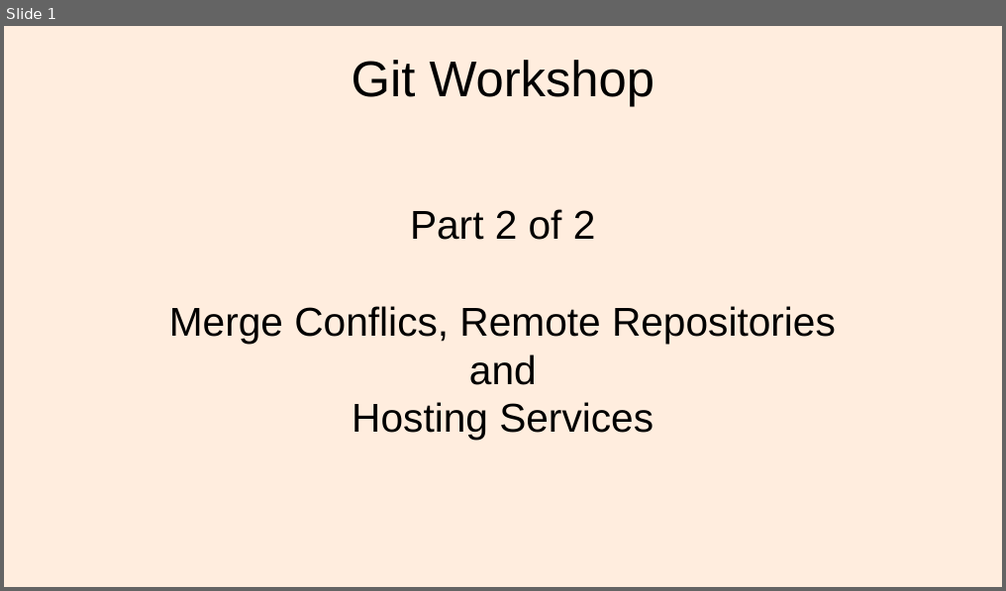
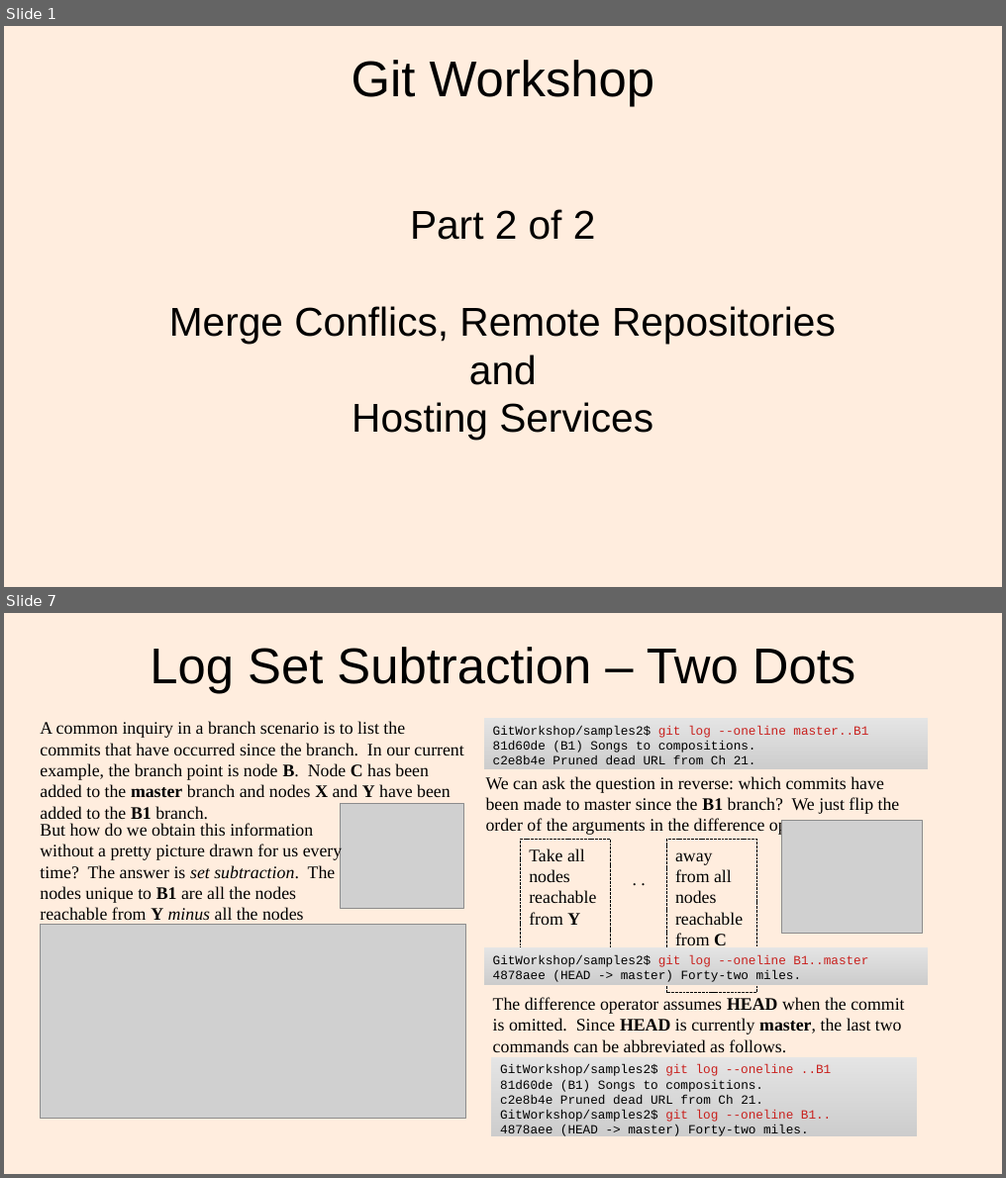
Before and after one commit to lacounty-isab/workshops, a slide deck: git/GitWorkshop2.odp. Shown one above the other, each under a label of ours: slide 1 before the commit, slides 1 and 7 after it; the slides between them are not shown. The pictures are 1006x591 and 1006x1178 pixels, drawn with LibreOffice and Linux fonts; fonts in the diff are those of the drawing; grey boxes stand for pictures. Boxes give left, top, right and bottom in pixels: in the first picture for what was removed or moved away, otherwise in the second. Text is boxed around its words. In the diff, an @@ line names an element or a change of style, - is before the commit and + after.

```diff
--- a/git/GitWorkshop2.odp
+++ b/git/GitWorkshop2.odp
@@ slide 7 added at <box>4,613,1002,1174</box>, background #FFEDDE @@
@@ title added at <box>150,647,855,694</box>, 40 pt, text #000000 @@
+Log Set Subtraction – Two Dots
@@ text added at <box>40,721,463,820</box>, 14 pt, text #000000 @@
+A common inquiry in a branch scenario is to list the commits that have occurred since the branch. In our current example, the branch point is node B. Node C has been added to the master branch and nodes X and Y have been added to the B1 branch.
@@ rectangle added at <box>484,718,928,769</box>, fill gradient #E5E5E5 to #E4E4E4 to #E3E3E3, 10 pt, text #000000 @@
+GitWorkshop/samples2$ git log --oneline master..B1
+81d60de (B1) Songs to compositions.
+c2e8b4e Pruned dead URL from Ch 21.
@@ text added at <box>486,776,900,836</box>, 14 pt, text #000000 @@
+We can ask the question in reverse: which commits have been made to master since the B1 branch? We just flip the order of the arguments in the difference operator.
@@ picture added at <box>340,803,463,908</box> @@
@@ picture added at <box>782,820,923,934</box> @@
@@ text added at <box>40,823,343,946</box>, 14 pt, text #000000 @@
+But how do we obtain this information without a pretty picture drawn for us every time? The answer is set subtraction. The nodes unique to B1 are all the nodes reachable from Y minus all the nodes reachable from node C.
@@ rectangle added at <box>520,840,611,968</box>, outline #000000 0 pt, 14 pt, text #000000 @@
+Take all nodes reachable from Y
@@ rectangle added at <box>666,840,756,992</box>, outline #000000 0 pt, 14 pt, text #000000 @@
+away from all nodes reachable from C
@@ text added at <box>624,862,659,899</box>, 14 pt, text #000000 @@
+. .
@@ picture added at <box>41,925,465,1118</box> @@
@@ rectangle added at <box>484,948,928,984</box>, fill gradient #E5E5E5 to #E4E4E4 to #E3E3E3, 10 pt, text #000000 @@
+GitWorkshop/samples2$ git log --oneline B1..master
+4878aee (HEAD -> master) Forty-two miles.
@@ text added at <box>493,997,904,1053</box>, 14 pt, text #000000 @@
+The difference operator assumes HEAD when the commit is omitted. Since HEAD is currently master, the last two commands can be abbreviated as follows.
@@ rectangle added at <box>491,1057,917,1137</box>, fill gradient #E5E5E5 to #E4E4E4 to #E3E3E3, 10 pt, text #000000 @@
+GitWorkshop/samples2$ git log --oneline ..B1
+81d60de (B1) Songs to compositions.
+c2e8b4e Pruned dead URL from Ch 21.
+GitWorkshop/samples2$ git log --oneline B1..
+4878aee (HEAD -> master) Forty-two miles.
```
Also in this commit, not shown: 3 slides changed, 9 other slides added, 22 other files.
